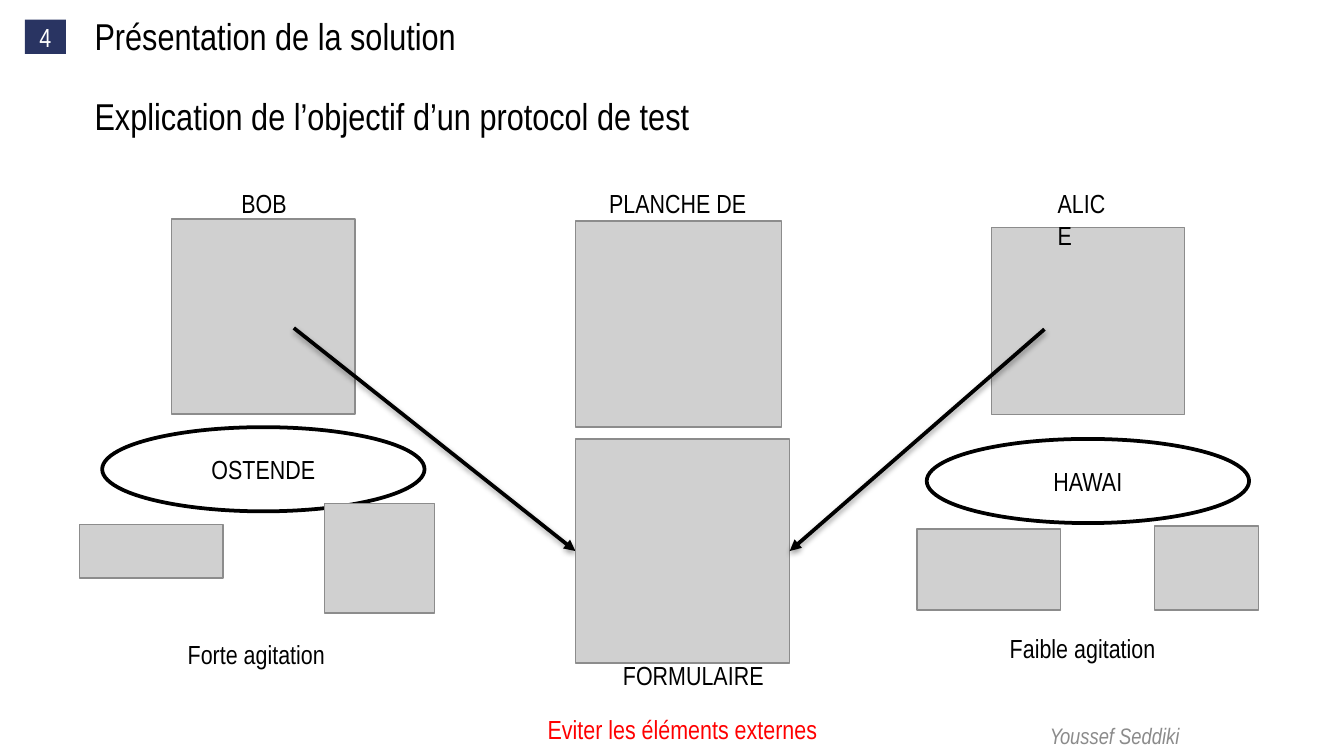
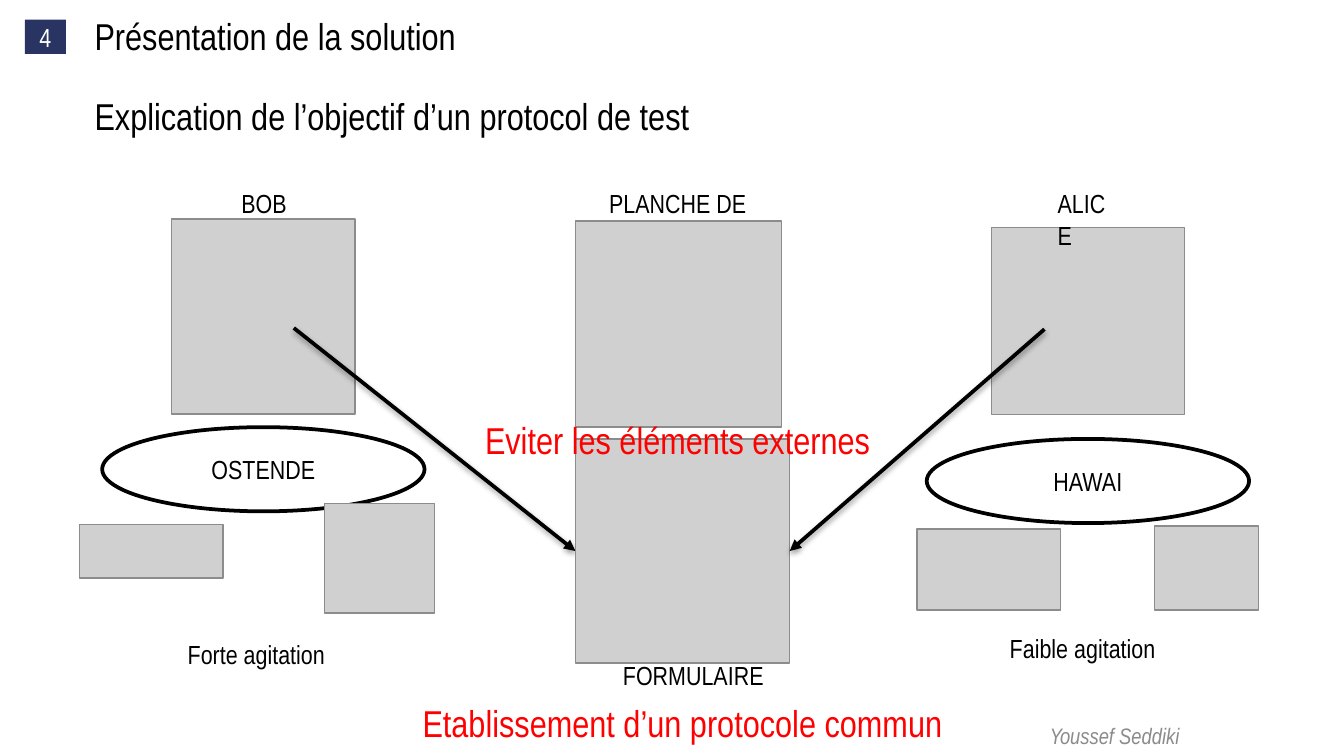
Before and after one commit to yseddiki/TFE, a slide deck: slide 7 of TFE V2.pptx. Drawn at 1344x756 pixels with LibreOffice and Linux fonts; fonts in the diff are those of the drawing; grey boxes stand for pictures. Boxes give left, top, right and bottom in pixels: in the first picture for what was removed or moved away, otherwise in the second. Text is boxed around its words. In the diff, an @@ line names an element or a change of style, - is before the commit and + after.

Commit message:
NEW PRESENTATION

```diff
--- a/TFE V2.pptx
+++ b/TFE V2.pptx
@@ text "Eviter les éléments externes": place and size @@
-text "Eviter les éléments externes" at <box>548,719,817,740</box>
+text "Eviter les éléments externes" at <box>485,424,870,461</box>
@@ text "Eviter les éléments externes" at <box>485,424,870,461</box>: size 14 to 20 pt @@
@@ text added at <box>423,710,943,744</box>, 20 pt, text #FF0000 @@
+Etablissement d’un protocole commun
```
Also in this commit, not shown: 3 other slides changed, 7 slides added.
